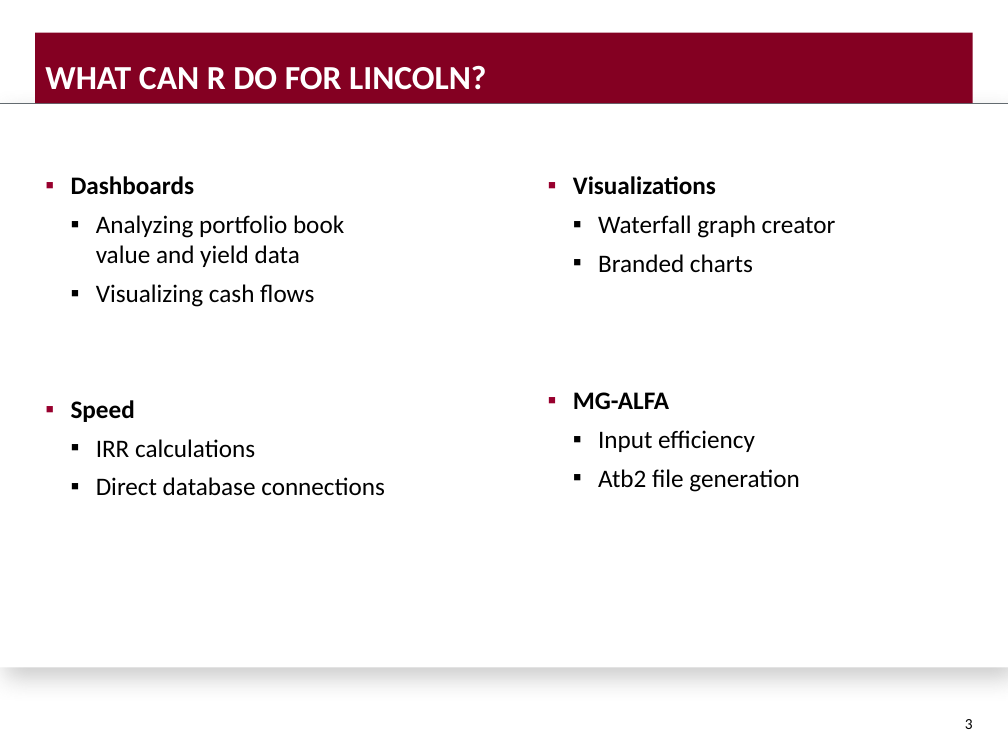
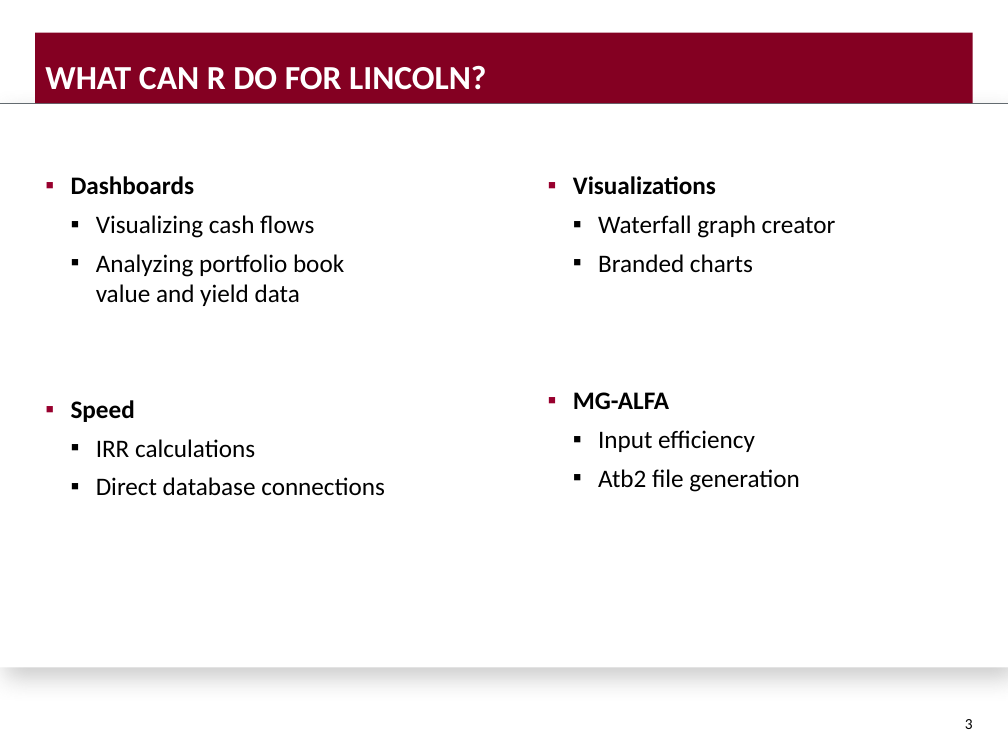
Before and after one commit to DavisVaughan/slides, a slide deck: slide 3 of final-presentation/final-presentation-davis-vaughan.pptx. Drawn at 1008x756 pixels with LibreOffice and Linux fonts; fonts in the diff are those of the drawing; background and template pictures are left out. Boxes give left, top, right and bottom in pixels: in the first picture for what was removed or moved away, otherwise in the second. Text is boxed around its words. In the diff, an @@ line names an element or a change of style, - is before the commit and + after.

```diff
--- a/final-presentation/final-presentation-davis-vaughan.pptx
+++ b/final-presentation/final-presentation-davis-vaughan.pptx
@@ text at [96,215,314,238]: paragraph added @@
+  ▪ Visualizing cash flows
@@ text at [96,284,314,307]: paragraph removed @@
-  ▪ Visualizing cash flows
```
Also in this commit, not shown: 5 other slides changed, 1 other file.
